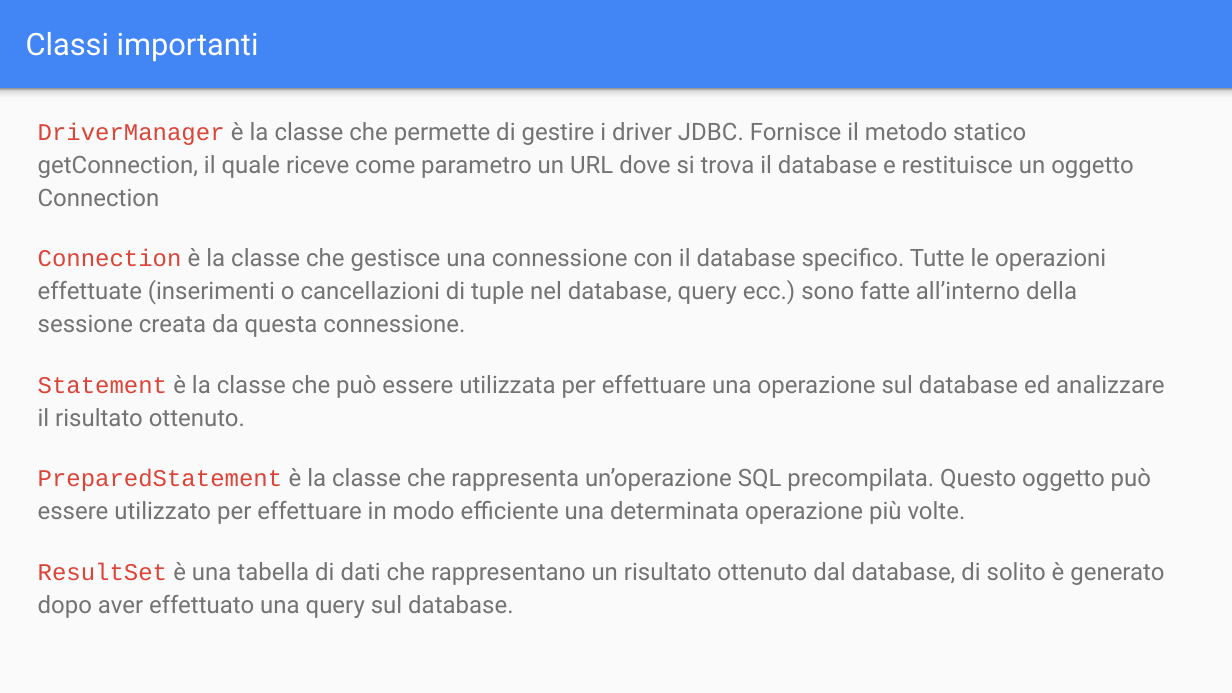
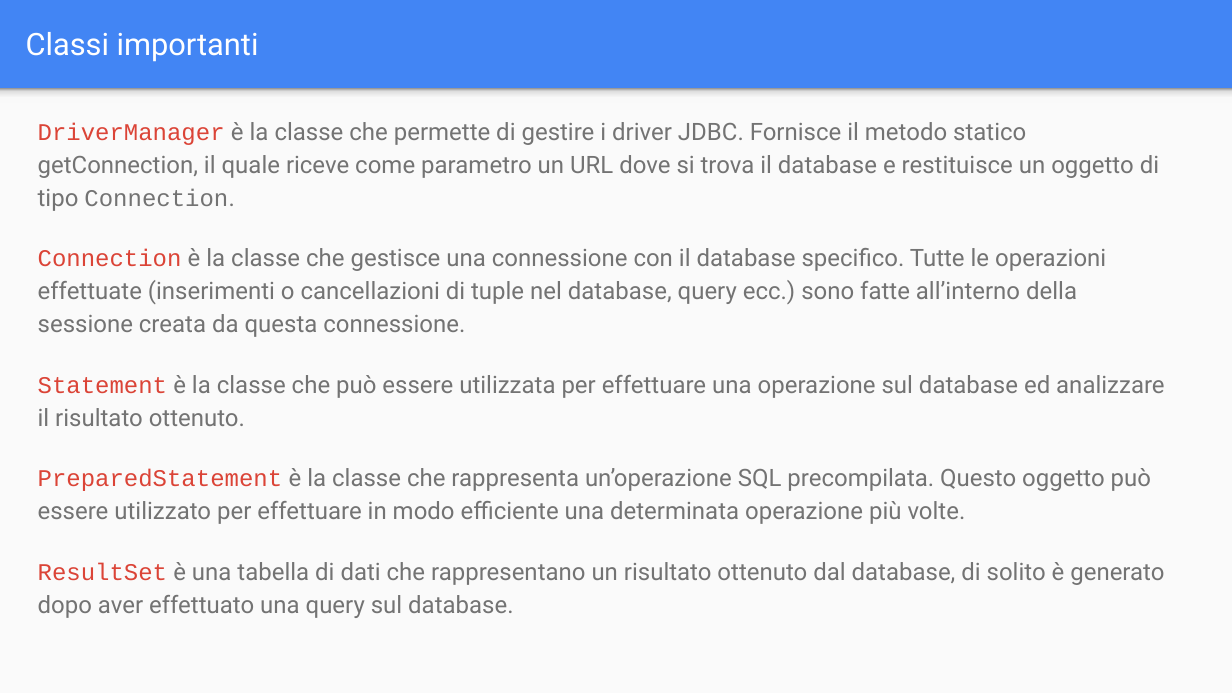
Before and after one commit to Rhaegal222/User-Interface-Design, a slide deck: slide 3 of Slides/3 - Thread e Database/02 - Thread e Database - Database.pptx. Drawn at 1232x693 pixels with LibreOffice and Linux fonts; fonts in the diff are those of the drawing. Boxes give left, top, right and bottom in pixels: in the first picture for what was removed or moved away, otherwise in the second. Text is boxed around its words. In the diff, an @@ line names an element or a change of style, - is before the commit and + after.

```diff
--- a/Slides/3 - Thread e Database/02 - Thread e Database - Database.pptx
+++ b/Slides/3 - Thread e Database/02 - Thread e Database - Database.pptx
@@ text at (x1=38, y1=122, x2=1159, y2=211): text changed @@
-DriverManager è la classe che permette di gestire i driver JDBC. Fornisce il metodo statico getConnection, il quale riceve come parametro un URL dove si trova il database e restituisce un oggetto Connection
+DriverManager è la classe che permette di gestire i driver JDBC. Fornisce il metodo statico getConnection, il quale riceve come parametro un URL dove si trova il database e restituisce un oggetto di tipo Connection.
```
Also in this commit, not shown: 3 other slides changed, 1 slide added, 32 other files.
